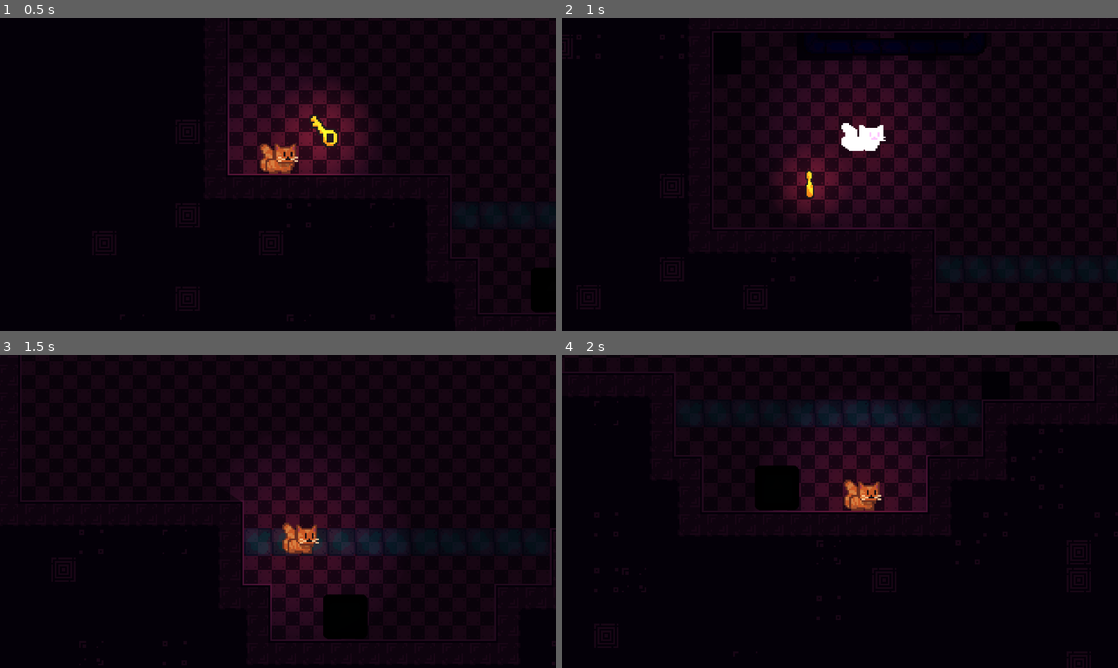
Above: before the commit, frames 1-4 (two rows, left to right).
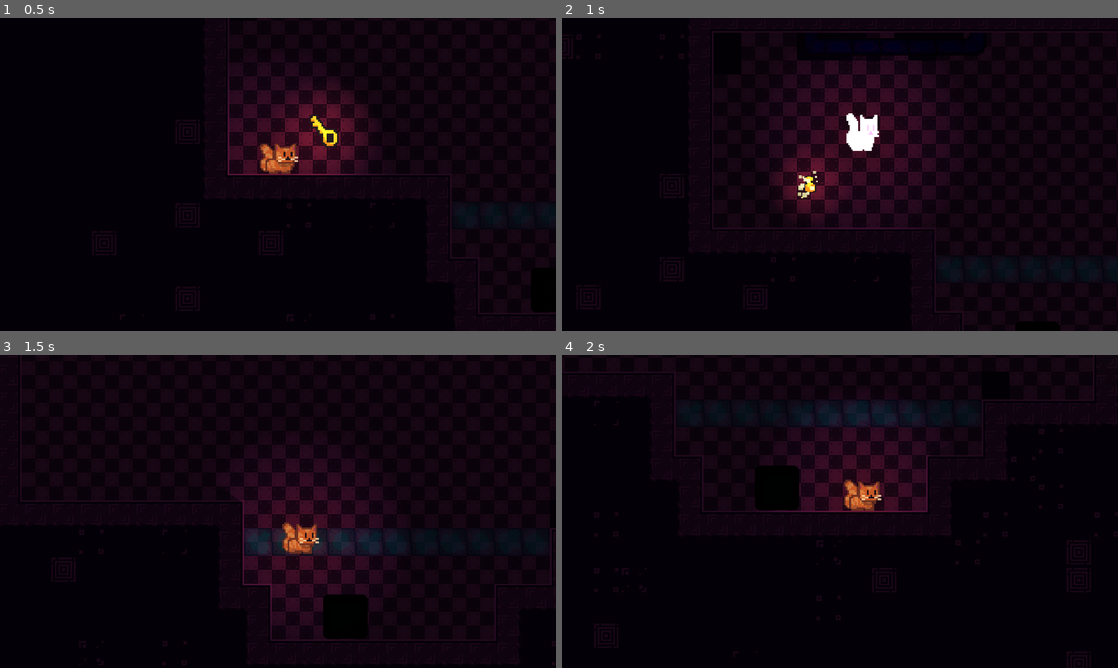
Above: after the commit, the same moments.

Repository: Renan-G-projec/Termformer
Game: Godot game, scene res://scenes/level2.tscn
Two runs of this game, one before a commit and one after it. Both use one fixed random seed, a clock stepped at 60 frames per second and the inputs below. This scene is started directly instead of the project's main scene. The engine's default icon, where the game draws it, is replaced by a stand-in: a white triangle on a blue panel in a dark square.
Inputs (mouse positions are in pixels of both pictures, inside the frame that each line leads up to):
- Up to frame 1 (0.5 s): no input
- Up to frame 2 (1 s): tap Enter at 0.5 s; move the mouse to (962, 158) at 0.52 s; hold Right (go_right) from 0.53 s (still down); tap E (interact) at 0.6 s; click (962, 158) at 0.67 s; tap Space (jump) at 0.77 s
- Up to frame 3 (1.5 s): keep holding Right (go_right); move the mouse to (166, 527) at 1.27 s; tap Alt at 1.35 s
- Up to frame 4 (2 s): keep holding Right (go_right); tap Space (jump) at 1.52 s

Frame 1 is identical in both runs. In frame 2, 0.6% of the frame differs, in the area x 42-59%, y 30-58%; in frame 3, less than 0.1%; in frame 4, nothing differs.

Commit message:
feat: Stretch effect and particles added to key when collected. AMDG

Diff:
--- a/scenes/key.tscn
+++ b/scenes/key.tscn
@@ -73,6 +73,10 @@
 [sub_resource type="RectangleShape2D" id="RectangleShape2D_ocxxs"]
 size = Vector2(18, 18)
 
+[sub_resource type="Gradient" id="Gradient_wy8tx"]
+offsets = PackedFloat32Array(0.0042523732, 1)
+colors = PackedColorArray(1, 1, 1, 1, 1, 1, 1, 0)
+
 [node name="Key" type="Node2D" unique_id=285487177]
 script = ExtResource("1_fttkb")
 
@@ -80,7 +84,7 @@
 unique_name_in_owner = true
 sprite_frames = SubResource("SpriteFrames_ocxxs")
 autoplay = "default"
-frame_progress = 0.40079898
+frame_progress = 0.41561076
 
 [node name="PointLight2D" type="PointLight2D" parent="." unique_id=725635791]
 unique_name_in_owner = true
@@ -93,4 +97,20 @@
 [node name="CollisionShape2D" type="CollisionShape2D" parent="Area2D" unique_id=1254726736]
 shape = SubResource("RectangleShape2D_ocxxs")
 
+[node name="CPUParticles2D" type="CPUParticles2D" parent="." unique_id=1429849294]
+emitting = false
+amount = 14
+lifetime = 0.7
+one_shot = true
+explosiveness = 0.8
+randomness = 0.31
+spread = 180.0
+gravity = Vector2(0, 0)
+initial_velocity_min = 40.0
+initial_velocity_max = 60.0
+radial_accel_min = -30.0
+radial_accel_max = -30.0
+scale_amount_max = 3.0
+color_ramp = SubResource("Gradient_wy8tx")
+
 [connection signal="body_entered" from="Area2D" to="." method="_on_area_2d_body_entered"]
--- a/scripts/key.gd
+++ b/scripts/key.gd
@@ -2,6 +2,7 @@
 class_name Key
 extends Node2D
 
+@onready var particles: CPUParticles2D = $CPUParticles2D
 
 func _on_area_2d_body_entered(player: Player) -> void:
 	player.has_key = true
@@ -10,10 +11,16 @@
 	_destroy()
 
 func _destroy() -> void:
+	particles.emitting = true
+
+	%AnimatedSprite2D.scale = Vector2(1.4, 0.6)
+	%AnimatedSprite2D.modulate = Color(20.0, 20.0, 20.0, 1.0)
 
 	var tween: Tween = create_tween()
 	tween.set_parallel()
+
 	tween.tween_property(self, "position", Vector2(position.x, position.y - 5), 0.5).set_trans(Tween.TRANS_QUAD)
 	tween.tween_property(%PointLight2D, "texture_scale", 0.0, 0.5).set_trans(Tween.TRANS_QUAD)
 	tween.tween_property(%AnimatedSprite2D, "scale", Vector2.ZERO, 0.5).set_trans(Tween.TRANS_QUAD)
+	tween.tween_property(%AnimatedSprite2D, "modulate", Color(1.0, 1.0, 1.0, 1.0), 0.07)
 	tween.finished.connect(queue_free)
--- a/scripts/player.gd
+++ b/scripts/player.gd
@@ -27,7 +27,7 @@
 @onready var _initial_scale: Vector2 = scale
 
 func trigger_collected_item_effect() -> void:
-	_squash(Vector2(1.6, 0.4))
+	_squash(Vector2(0.4, 1.6))
 	%Sprite.modulate = Color(20.0, 20.0, 20.0, 1.0)
 	create_tween().tween_property(%Sprite, "modulate", Color(1.0, 1.0, 1.0, 1.0), 0.4).set_trans(Tween.TRANS_QUAD)
 
Not shown: 1 places in scenes/level2.tscn that only renumber resources
